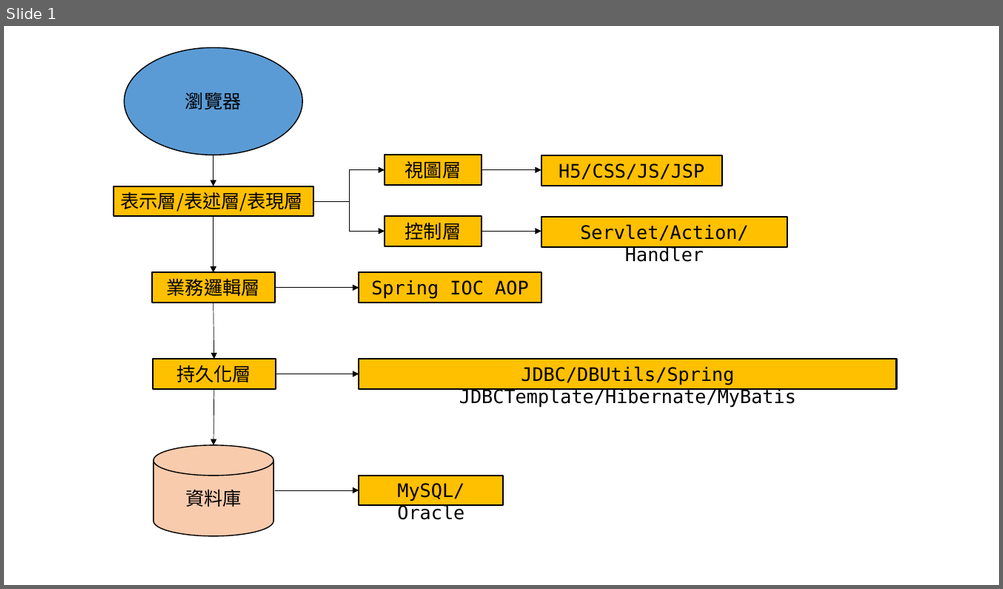
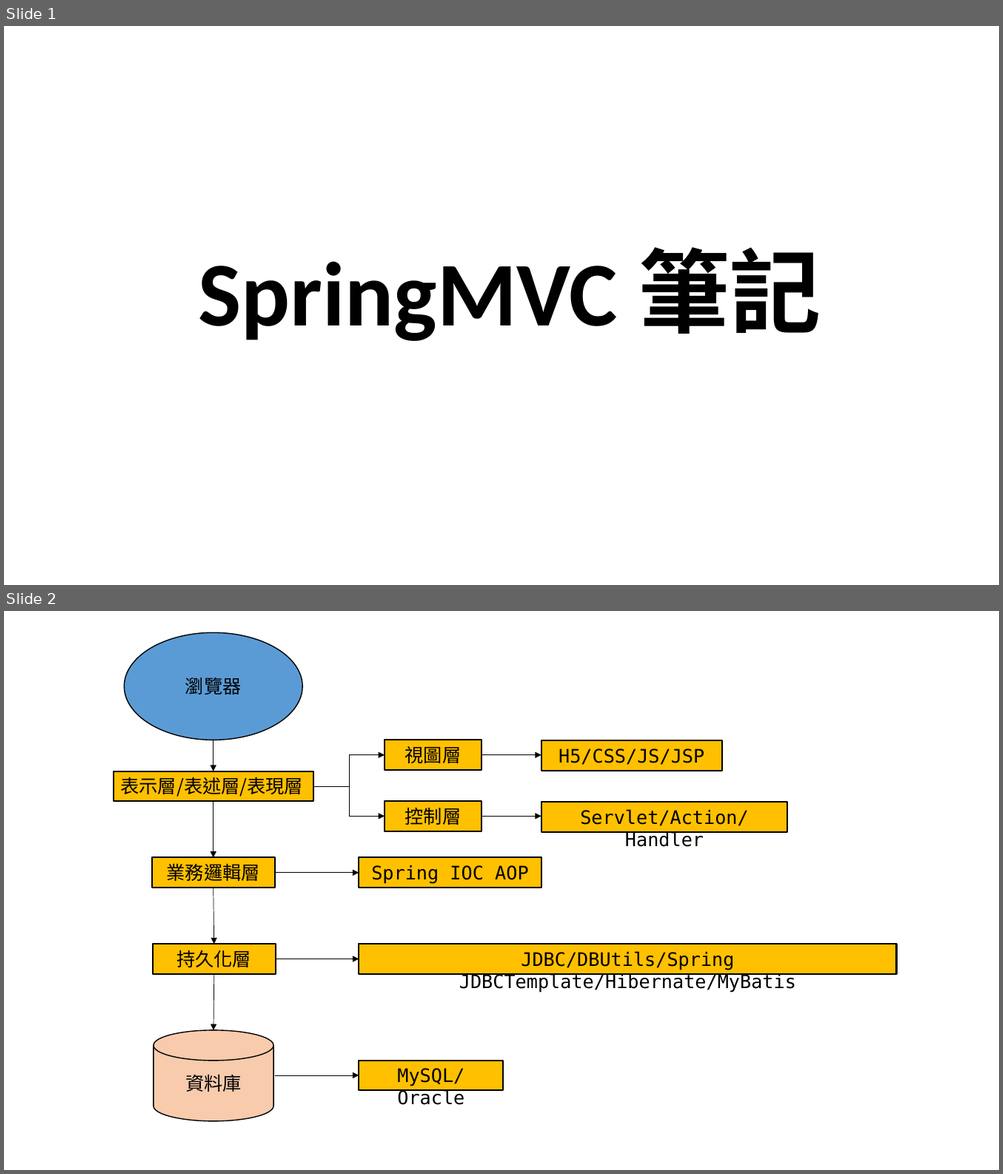
Before and after one commit to kiss78832/jay_project, a slide deck: 流程圖.pptx. Shown one above the other, each under a label of ours: slide 1 before the commit, slides 1 and 2 after it. The pictures are 1003x589 and 1003x1174 pixels, drawn with LibreOffice and Linux fonts; fonts in the diff are those of the drawing. Boxes give left, top, right and bottom in pixels: in the first picture for what was removed or moved away, otherwise in the second. Text is boxed around its words. In the diff, an @@ line names an element or a change of style, - is before the commit and + after.

```diff
--- a/流程圖.pptx
+++ b/流程圖.pptx
@@ slide 1 added at <box>4,26,999,585</box>, background #FFFFFF @@
@@ title added at <box>199,247,820,341</box>, 88 pt, text #000000, bold @@
+SpringMVC 筆記
@@ what was slide 1 is now slide 2 @@
```
Also in this commit, not shown: 8 other slides added, 1 slide removed, 15 other files.
